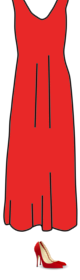
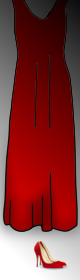
Layered file, before and after one edit (80×280). Changes by layer:
added layer "Layer #6" (darken) above "Layer Group" over [0, 0, 80, 280]
added layer "Layer Group" (multiply, 49%) above "Layer #5" over [0, 0, 80, 249]
added layer "Layer #5" (soft light) above "Layer #4" over [45, 0, 69, 21]
added layer "Layer #4" (soft light, 49%) above "Layer #3" over [12, 0, 33, 38]
added layer "Layer #1" (multiply, 53%) above "Layer" over [27, 54, 58, 136]
added layer "Layer" (multiply, 55%) above "laobc_Simples_dress.png copy #1" over [39, 46, 72, 137]
added layer "laobc_Simples_dress.png copy #1" above "laobc_Simples_dress.png copy" over [2, 0, 78, 232]
moved "laobc_Simples_dress.png copy" above "pumps.png copy" over [2, 0, 78, 232]
